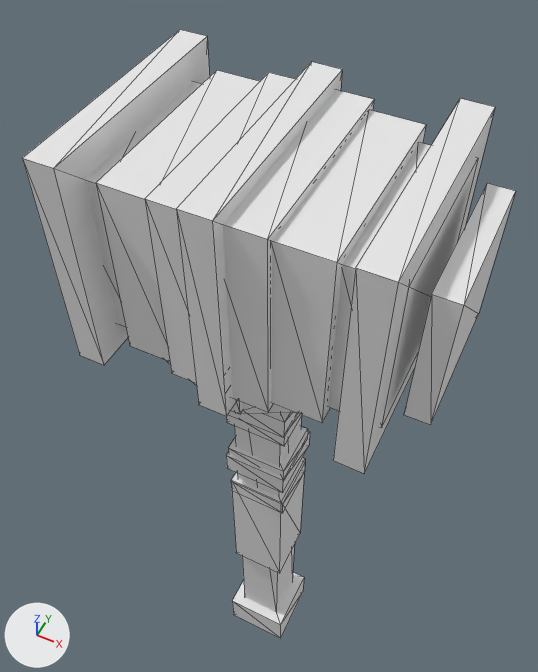
A saved change to the OBJ model src/main/resources/assets/ashbound/models/mesh/barnacle_maul.obj.
Rendered twice from a camera (50 mm lens) standing at (0.987, -1.47, 2.161) and looking at (0.396, -0.29, 0.685). The axes (+X, +Y, +Z) are drawn at lower left. The lights are the same throughout. The older version comes first. Mesh edges are drawn as thin lines. Where no turn or scale is listed for an object, it has been applied to the vertices.

The first picture shows 'barnacle_maul'.
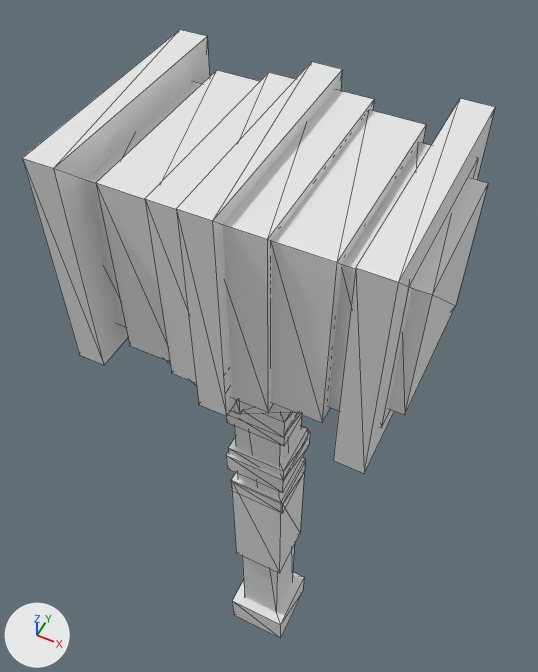
What the commit changed:
me_barnacle_maul is used by ob_barnacle_maul; location (0.0, 0.0, 0.0).
me_barnacle_maul had 280 vertices, 420 faces and spanned x 0.1..0.9, y -0.74..-0.26, z -0.51..1.46.
me_barnacle_maul now has 280 vertices, 420 faces and spans x 0.15..0.85, y -0.74..-0.26, z -0.51..1.46.
me_barnacle_maul part 1: the loose piece of 8 vertices spanning x 0.85..0.9, y -0.65..-0.35, z 1.06..1.37 is moved by (-0.05, 0.0, 0.0).
Other edits to the shape of me_barnacle_maul do not show in these pictures.

Pixel boxes (x1, y1, x2, y2) of what changed, in the pictures (538 x 672 px; the box of a moved part takes in the faces that stretch with it):
'barnacle_maul', reshaped: before (22, 30, 516, 638); after (22, 30, 495, 638)
part 1 of me_barnacle_maul, moved or reshaped: before (404, 183, 516, 425); after (389, 179, 488, 415)
